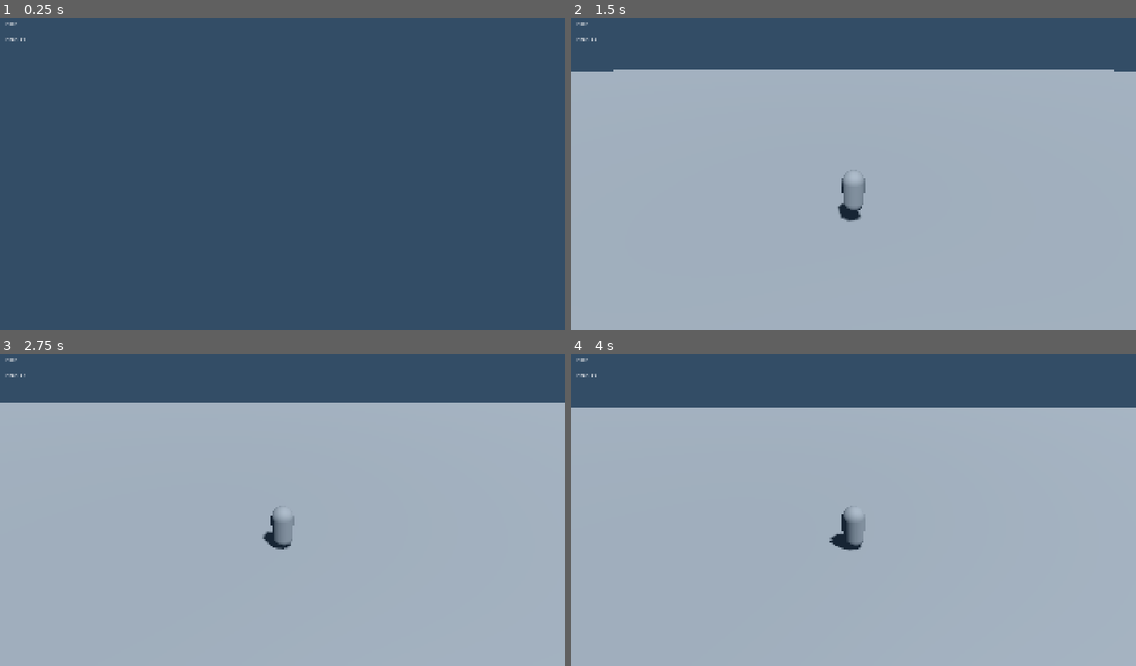
Above: before the commit, frames 1-4 (two rows, left to right).
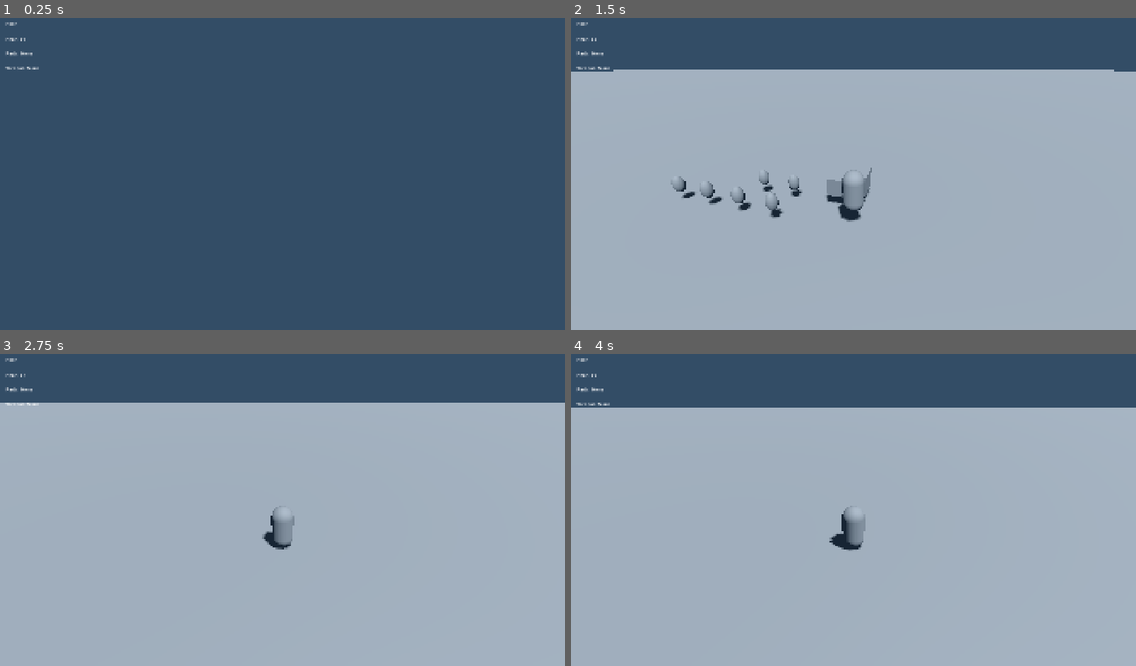
Above: after the commit, the same moments.

Repository: Supanose/Punchchamp
Game: Godot game, scene res://scenes/Main.tscn
The game is run twice, just before and just after one commit, with the same random seed, the same clock (stepped at 60 frames per second) and the same inputs.
Inputs (mouse positions are in pixels of both pictures, inside the frame that each line leads up to):
- Up to frame 1 (0.25 s): no input
- Up to frame 2 (1.5 s): tap Enter (ui_accept) at 0.5 s; move the mouse to (881, 170) at 0.52 s; hold E (interact, bound only after the commit) 0.53-1.28 s; hold W (move_forward) from 0.53 s (still down); tap Space (jump) at 0.77 s; move the mouse to (825, 174) at 1.27 s; tap Shift (sprint) at 1.35 s
- Up to frame 3 (2.75 s): keep holding W (move_forward); tap Space (jump) at 1.52 s; tap E (interact, bound only after the commit) at 1.55 s; move the mouse to (293, 500) at 2.02 s; hold E (interact, bound only after the commit) from 2.03 s (still down)
- Up to frame 4 (4 s): keep holding W (move_forward); move the mouse to (847, 513) at 2.77 s; release E (interact, bound only after the commit) at 2.78 s; tap E (interact, bound only after the commit) at 2.85, 3.8 s; tap Space (jump) at 3.02, 3.77 s; move the mouse to (893, 510) at 3.52 s; hold Shift (sprint) from 3.53 s (still down)

The runs differ from the first frame. In frame 1, less than 0.1% of the frame differs, in the area x 0-7%, y 10-17%; in frame 2, 0.9%, in the area x 0-54%, y 10-65%; in frame 3, less than 0.1%; in frame 4, less than 0.1%.
Error after the commit: Parse Error: Could not find type "Player" in the current scope. (res://scripts/PartPickup.gd:69)

Commit message:
feat: add part pickups and workbench crafting during prep phase
- Implement PartPickup system with 6 part types (cores, handles, mods)
- Add Workbench crafting with Core+Handle requirement
- Create player inventory system (3 slots with stat modifiers)
- Add weapon visualization with Blade/Hammer meshes
- Integrate with match state (PREP only pickups/crafting)
- Add debug UI showing carried parts and equipped weapon
- Add interact input (E key) for workbench crafting
- Implement round reset to clear loadout

Diff:
--- a/game/project.godot
+++ b/game/project.godot
@@ -36,6 +36,11 @@
 "events": [Object(InputEventKey,"resource_local_to_scene":false,"resource_name":"","device":-1,"window_id":0,"alt_press …(195 unchanged characters)…
 ]
 }
+interact={
+"deadzone": 0.5,
+"events": [Object(InputEventKey,"resource_local_to_scene":false,"resource_name":"","device":-1,"window_id":0,"alt_pressed":false,"shift_pressed":false,"ctrl_pressed":false,"meta_pressed":false,"pressed":false,"keycode":69,"physical_keycode":0,"key_label":0,"unicode":0,"location":0,"echo":false,"script":null)
+]
+}
 move_forward={
 "deadzone": 0.5,
 "events": [Object(InputEventKey,"resource_local_to_scene":false,"resource_name":"","device":-1,"window_id":0,"alt_press …(190 unchanged characters)…
--- a/game/scenes/Main.tscn
+++ b/game/scenes/Main.tscn
@@ -1,7 +1,9 @@
-[gd_scene load_steps=8 format=3 uid="uid://main_scene"]
+[gd_scene load_steps=12 format=3 uid="uid://main_scene"]
 
 [ext_resource type="PackedScene" uid="uid://player_scene" path="res://scenes/Player.tscn" id="1_player"]
 [ext_resource type="Script" path="res://scripts/GameMode.gd" id="2_gamemode"]
+[ext_resource type="PackedScene" uid="uid://part_pickup" path="res://scenes/pickups/PartPickup.tscn" id="3_part_pickup"]
+[ext_resource type="PackedScene" uid="uid://workbench" path="res://scenes/Workbench.tscn" id="4_workbench"]
 
 [sub_resource type="Environment" id="Environment_1x8yv"]
 background_mode = 1
@@ -55,6 +57,63 @@
 [node name="MeshInstance3D" type="MeshInstance3D" parent="Barrier"]
 mesh = SubResource("BoxMesh_1x8yv")
 
+[node name="Pickups" type="Node3D" parent="."]
+
+[node name="BladeCore1" parent="Pickups" instance=ExtResource("3_part_pickup")]
+transform = Transform3D(1, 0, 0, 0, 1, 0, 0, 0, 1, -5, 1, -5)
+script = null
+
+[node name="BladeCore1" type="PartPickup" parent="Pickups/BladeCore1"]
+part_type = 0
+core_type = 0
+
+[node name="HammerCore1" parent="Pickups" instance=ExtResource("3_part_pickup")]
+transform = Transform3D(1, 0, 0, 0, 1, 0, 0, 0, 1, -3, 1, -5)
+script = null
+
+[node name="HammerCore1" type="PartPickup" parent="Pickups/HammerCore1"]
+part_type = 0
+core_type = 1
+
+[node name="ShortHandle1" parent="Pickups" instance=ExtResource("3_part_pickup")]
+transform = Transform3D(1, 0, 0, 0, 1, 0, 0, 0, 1, -7, 1, -5)
+script = null
+
+[node name="ShortHandle1" type="PartPickup" parent="Pickups/ShortHandle1"]
+part_type = 1
+handle_type = 0
+
+[node name="LongHandle1" parent="Pickups" instance=ExtResource("3_part_pickup")]
+transform = Transform3D(1, 0, 0, 0, 1, 0, 0, 0, 1, -9, 1, -5)
+script = null
+
+[node name="LongHandle1" type="PartPickup" parent="Pickups/LongHandle1"]
+part_type = 1
+handle_type = 1
+
+[node name="WeightMod1" parent="Pickups" instance=ExtResource("3_part_pickup")]
+transform = Transform3D(1, 0, 0, 0, 1, 0, 0, 0, 1, -5, 1, -7)
+script = null
+
+[node name="WeightMod1" type="PartPickup" parent="Pickups/WeightMod1"]
+part_type = 2
+mod_type = 0
+
+[node name="SpikesMod1" parent="Pickups" instance=ExtResource("3_part_pickup")]
+transform = Transform3D(1, 0, 0, 0, 1, 0, 0, 0, 1, -3, 1, -7)
+script = null
+
+[node name="SpikesMod1" type="PartPickup" parent="Pickups/SpikesMod1"]
+part_type = 2
+mod_type = 1
+
+[node name="Workbench1" parent="." instance=ExtResource("4_workbench")]
+transform = Transform3D(1, 0, 0, 0, 1, 0, 0, 0, 1, 0, 1, -8)
+script = null
+
+[node name="Workbench1" type="Workbench" parent="Workbench1"]
+add_to_group = "workbench"
+
 [node name="UI" type="CanvasLayer" parent="."]
 
 [node name="StateLabel" type="Label" parent="UI"]
@@ -72,3 +131,19 @@
 offset_bottom = 110.0
 text = "PREP: 60"
 vertical_alignment = 1
+
+[node name="PartsLabel" type="Label" parent="UI"]
+offset_left = 20.0
+offset_top = 120.0
+offset_right = 300.0
+offset_bottom = 160.0
+text = "Parts: None"
+vertical_alignment = 1
+
+[node name="WeaponLabel" type="Label" parent="UI"]
+offset_left = 20.0
+offset_top = 170.0
+offset_right = 300.0
+offset_bottom = 210.0
+text = "Weapon: None"
+vertical_alignment = 1
--- a/game/scenes/Player.tscn
+++ b/game/scenes/Player.tscn
@@ -20,3 +20,6 @@
 
 [node name="Camera3D" type="Camera3D" parent="."]
 transform = Transform3D(1, 0, 0, 0, 0.5, -0.866025, 0, 0.866025, 0.5, 0, 5, 8)
+
+[node name="WeaponAnchor" type="Node3D" parent="."]
+transform = Transform3D(1, 0, 0, 0, 1, 0, 0, 0, 1, 0.5, 1.5, 0.8)
--- /dev/null
+++ b/game/scenes/Workbench.tscn
@@ -0,0 +1,15 @@
+[gd_scene load_steps=3 format=3 uid="uid://workbench"]
+
+[ext_resource type="Script" path="res://scripts/Workbench.gd" id="1_workbench"]
+
+[sub_resource type="BoxMesh" id="BoxMesh_1x8yv"]
+size = Vector3(2, 1, 2)
+
+[node name="Workbench" type="Area3D"]
+script = ExtResource("1_workbench")
+
+[node name="CollisionShape3D" type="CollisionShape3D" parent="."]
+shape = SubResource("BoxMesh_1x8yv")
+
+[node name="MeshInstance3D" type="MeshInstance3D" parent="."]
+mesh = SubResource("BoxMesh_1x8yv")
--- /dev/null
+++ b/game/scenes/pickups/PartPickup.tscn
@@ -0,0 +1,15 @@
+[gd_scene load_steps=3 format=3 uid="uid://part_pickup"]
+
+[ext_resource type="Script" path="res://scripts/PartPickup.gd" id="1_part_pickup"]
+
+[sub_resource type="SphereMesh" id="SphereMesh_1x8yv"]
+radius = 0.3
+
+[node name="PartPickup" type="Area3D"]
+script = ExtResource("1_part_pickup")
+
+[node name="CollisionShape3D" type="CollisionShape3D" parent="."]
+shape = SubResource("SphereMesh_1x8yv")
+
+[node name="MeshInstance3D" type="MeshInstance3D" parent="."]
+mesh = SubResource("SphereMesh_1x8yv")
--- a/game/scripts/GameMode.gd
+++ b/game/scripts/GameMode.gd
@@ -10,6 +10,8 @@
 @onready var timer_label: Label = $"../UI/TimerLabel"
 @onready var barrier_static_body: StaticBody3D = $"../Barrier/StaticBody3D"
 @onready var barrier_mesh: MeshInstance3D = $"../Barrier/MeshInstance3D"
+@onready var parts_label: Label = $"../UI/PartsLabel"
+@onready var weapon_label: Label = $"../UI/WeaponLabel"
 
 var current_state: RoundState = RoundState.PREP
 var prep_timer: float = 60.0
@@ -42,6 +44,15 @@
 			if end_timer <= 0:
 				enter_prep_state()
 
+	# Update UI
+	_update_ui()
+
+func _update_ui():
+	var player = get_node("../Player")
+	if player:
+		parts_label.text = "Parts: %s" % player.get_parts_display()
+		weapon_label.text = "Weapon: %s" % player.get_weapon_display()
+
 func enter_prep_state():
 	current_state = RoundState.PREP
 	prep_timer = 60.0
@@ -51,6 +62,11 @@
 	barrier_static_body.collision_layer = 1
 	barrier_static_body.collision_mask = 1
 	barrier_mesh.visible = true
+
+	# Reset player loadout
+	var player = get_node("../Player")
+	if player:
+		player.reset_loadout()
 
 func enter_fight_state():
 	current_state = RoundState.FIGHT
--- /dev/null
+++ b/game/scripts/PartPickup.gd
@@ -0,0 +1,93 @@
+extends Area3D
+class_name PartPickup
+
+enum PartType {
+	CORE,
+	HANDLE,
+	MOD
+}
+
+enum CoreType {
+	BLADE,
+	HAMMER
+}
+
+enum HandleType {
+	SHORT,
+	LONG
+}
+
+enum ModType {
+	WEIGHT,
+	SPIKES
+}
+
+@export var part_type: PartType
+@export var core_type: CoreType
+@export var handle_type: HandleType
+@export var mod_type: ModType
+
+@export var damage_mult: float = 1.0
+@export var speed_mult: float = 1.0
+@export var reach_add: float = 0.0
+@export var knockback_mult: float = 1.0
+
+@onready var mesh: MeshInstance3D = $MeshInstance3D
+
+func _ready():
+	body_entered.connect(_on_body_entered)
+	_update_visual()
+
+func _update_visual():
+	# Simple color coding for different part types
+	var material = StandardMaterial3D.new()
+
+	match part_type:
+		PartType.CORE:
+			match core_type:
+				CoreType.BLADE:
+					material.albedo_color = Color.RED
+				CoreType.HAMMER:
+					material.albedo_color = Color.BLUE
+		PartType.HANDLE:
+			match handle_type:
+				HandleType.SHORT:
+					material.albedo_color = Color.GREEN
+				HandleType.LONG:
+					material.albedo_color = Color.YELLOW
+		PartType.MOD:
+			match mod_type:
+				ModType.WEIGHT:
+					material.albedo_color = Color.PURPLE
+				ModType.SPIKES:
+					material.albedo_color = Color.ORANGE
+
+	mesh.material_override = material
+
+func _on_body_entered(body: Node):
+	if body.name == "Player" and can_pickup():
+		var player = body as Player
+		if player.try_pickup_part(self):
+			queue_free()
+
+func can_pickup() -> bool:
+	var game_mode = get_node("/root/Main/GameMode")
+	if game_mode:
+		return game_mode.current_state == game_mode.RoundState.PREP
+	return false
+
+func get_part_name() -> String:
+	match part_type:
+		PartType.CORE:
+			match core_type:
+				CoreType.BLADE: return "BladeCore"
+				CoreType.HAMMER: return "HammerCore"
+		PartType.HANDLE:
+			match handle_type:
+				HandleType.SHORT: return "ShortHandle"
+				HandleType.LONG: return "LongHandle"
+		PartType.MOD:
+			match mod_type:
+				ModType.WEIGHT: return "WeightMod"
+				ModType.SPIKES: return "SpikesMod"
+	return "Unknown"
--- a/game/scripts/Player.gd
+++ b/game/scripts/Player.gd
@@ -10,6 +10,7 @@
 @export var jump_burst_window: float = 0.25
 
 @onready var camera: Camera3D = $Camera3D
+@onready var weapon_anchor: Node3D = $WeaponAnchor
 
 # Get the gravity from the project settings so you can sync with rigid body nodes.
 var gravity = ProjectSettings.get_setting("physics/3d/default_gravity")
@@ -24,6 +25,13 @@
 
 # Camera rotation
 var camera_rotation: Vector2 = Vector2.ZERO
+
+# Parts system
+var core_part: PartPickup = null
+var handle_part: PartPickup = null
+var mod_part: PartPickup = null
+var current_weapon: WeaponData = null
+var weapon_mesh: MeshInstance3D = null
 
 func _ready():
 	Input.set_mouse_mode(Input.MOUSE_MODE_CAPTURED)
@@ -49,6 +57,16 @@
 		Input.set_mouse_mode(Input.MOUSE_MODE_VISIBLE)
 	elif event.is_action_pressed("ui_accept") and Input.get_mouse_mode() == Input.MOUSE_MODE_VISIBLE:
 		Input.set_mouse_mode(Input.MOUSE_MODE_CAPTURED)
+	elif event.is_action_pressed("interact"):
+		_try_interact()
+
+func _try_interact():
+	# Try to craft at nearby workbench
+	var workbenches = get_tree().get_nodes_in_group("workbench")
+	for workbench in workbenches:
+		if workbench.nearby_player == self:
+			workbench.try_craft()
+			break
 
 func _physics_process(delta):
 	# Handle jump burst cooldown
@@ -113,3 +131,107 @@
 		velocity.z = move_toward(velocity.z, 0.0, deceleration * delta)
 
 	move_and_slide()
+
+# Parts and Crafting System
+func try_pickup_part(part: PartPickup) -> bool:
+	match part.part_type:
+		PartPickup.PartType.CORE:
+			if core_part == null:
+				core_part = part
+				return true
+		PartPickup.PartType.HANDLE:
+			if handle_part == null:
+				handle_part = part
+				return true
+		PartPickup.PartType.MOD:
+			if mod_part == null:
+				mod_part = part
+				return true
+	return false
+
+func can_craft_weapon() -> bool:
+	return core_part != null and handle_part != null
+
+func craft_weapon():
+	if not can_craft_weapon():
+		return
+
+	# Create weapon data
+	var weapon_name = "%s+%s" % [core_part.get_part_name(), handle_part.get_part_name()]
+	if mod_part:
+		weapon_name += "+%s" % mod_part.get_part_name()
+
+	var damage = core_part.damage_mult * handle_part.damage_mult
+	var speed = core_part.speed_mult * handle_part.speed_mult
+	var reach = core_part.reach_add + handle_part.reach_add
+	var knockback = core_part.knockback_mult * handle_part.knockback_mult
+
+	if mod_part:
+		damage *= mod_part.damage_mult
+		speed *= mod_part.speed_mult
+		reach += mod_part.reach_add
+		knockback *= mod_part.knockback_mult
+
+	current_weapon = WeaponData.new(weapon_name, damage, speed, reach, knockback, core_part.core_type)
+
+	# Create weapon mesh
+	_equip_weapon_visual()
+
+	# Clear parts
+	core_part = null
+	handle_part = null
+	mod_part = null
+
+	print("Crafted weapon: %s" % weapon_name)
+
+func _equip_weapon_visual():
+	# Remove existing weapon
+	if weapon_mesh:
+		weapon_mesh.queue_free()
+
+	# Create new weapon mesh based on core type
+	var mesh: Mesh
+	match current_weapon.core_type:
+		PartPickup.CoreType.BLADE:
+			mesh = create_blade_mesh()
+		PartPickup.CoreType.HAMMER:
+			mesh = create_hammer_mesh()
+
+	weapon_mesh = MeshInstance3D.new()
+	weapon_mesh.mesh = mesh
+	weapon_anchor.add_child(weapon_mesh)
+
+func create_blade_mesh() -> Mesh:
+	var mesh = BoxMesh.new()
+	mesh.size = Vector3(0.1, 0.8, 0.05)
+	var material = StandardMaterial3D.new()
+	material.albedo_color = Color.SILVER
+	mesh.material = material
+	return mesh
+
+func create_hammer_mesh() -> Mesh:
+	var mesh = BoxMesh.new()
+	mesh.size = Vector3(0.3, 0.4, 0.3)
+	var material = StandardMaterial3D.new()
+	material.albedo_color = Color.GRAY
+	mesh.material = material
+	return mesh
+
+func reset_loadout():
+	core_part = null
+	handle_part = null
+	mod_part = null
+	current_weapon = null
+	if weapon_mesh:
+		weapon_mesh.queue_free()
+		weapon_mesh = null
+
+func get_parts_display() -> String:
+	var parts = []
+	if core_part: parts.append(core_part.get_part_name())
+	if handle_part: parts.append(handle_part.get_part_name())
+	if mod_part: parts.append(mod_part.get_part_name())
+	return " | ".join(parts) if parts.size() > 0 else "None"
+
+func get_weapon_display() -> String:
+	return current_weapon.weapon_name if current_weapon else "None"
--- /dev/null
+++ b/game/scripts/WeaponData.gd
@@ -0,0 +1,17 @@
+class_name WeaponData
+extends Resource
+
+@export var weapon_name: String
+@export var damage_mult: float
+@export var speed_mult: float
+@export var reach: float
+@export var knockback_mult: float
+@export var core_type: PartPickup.CoreType
+
+func _init(name: String = "", dmg: float = 1.0, spd: float = 1.0, rch: float = 0.0, kb: float = 1.0, core: PartPickup.CoreType = PartPickup.CoreType.BLADE):
+	weapon_name = name
+	damage_mult = dmg
+	speed_mult = spd
+	reach = rch
+	knockback_mult = kb
+	core_type = core
--- /dev/null
+++ b/game/scripts/Workbench.gd
@@ -0,0 +1,36 @@
+extends Area3D
+class_name Workbench
+
+signal player_entered_workbench(player)
+signal player_exited_workbench(player)
+
+var nearby_player: Node = null
+
+func _ready():
+	body_entered.connect(_on_body_entered)
+	body_exited.connect(_on_body_exited)
+
+func _on_body_entered(body: Node):
+	if body.name == "Player":
+		nearby_player = body
+		player_entered_workbench.emit(nearby_player)
+
+func _on_body_exited(body: Node):
+	if body.name == "Player" and nearby_player == body:
+		nearby_player = null
+		player_exited_workbench.emit(body)
+
+func can_craft() -> bool:
+	var game_mode = get_node("/root/Main/GameMode")
+	if game_mode:
+		return game_mode.current_state == game_mode.RoundState.PREP and nearby_player != null
+	return false
+
+func try_craft():
+	if not can_craft():
+		return false
+
+	if nearby_player and nearby_player.can_craft_weapon():
+		nearby_player.craft_weapon()
+		return true
+	return false
Not shown, added: game/scripts/PartPickup.gd.uid
Not shown, added: game/scripts/WeaponData.gd.uid
Not shown, added: game/scripts/Workbench.gd.uid
Not shown, added: .windsurf/workflows/project-status.md
Not shown, added: PROGRESS_TRACKER.md
Not shown, added: PROJECT_DASHBOARD.md
